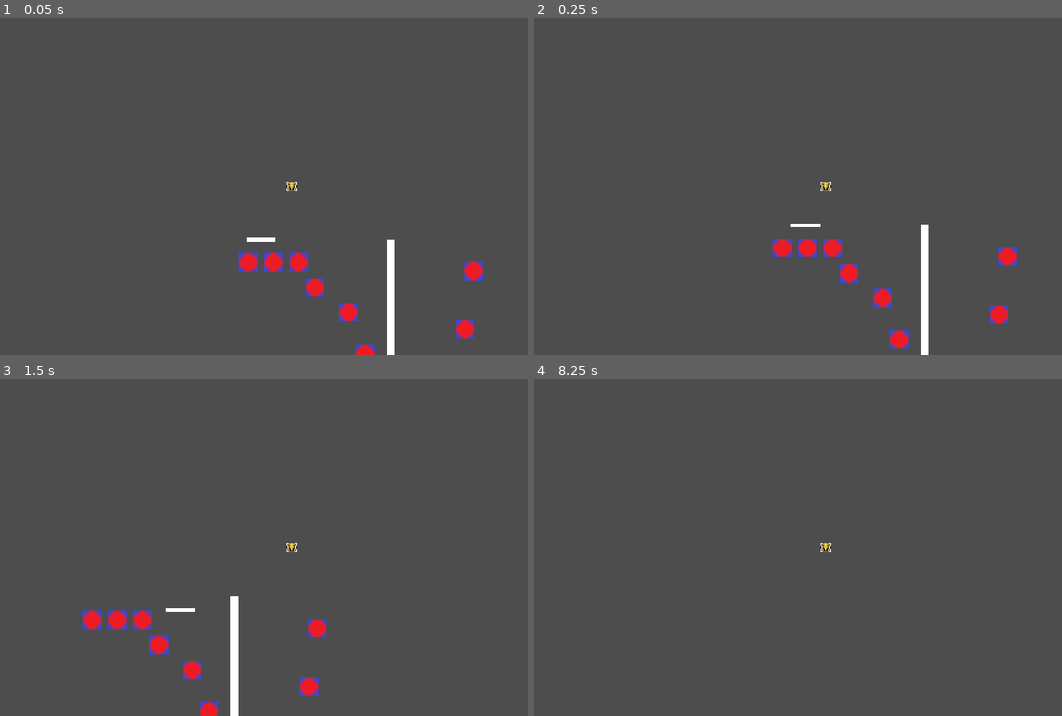
Above: before the commit, frames 1-4 (two rows, left to right).
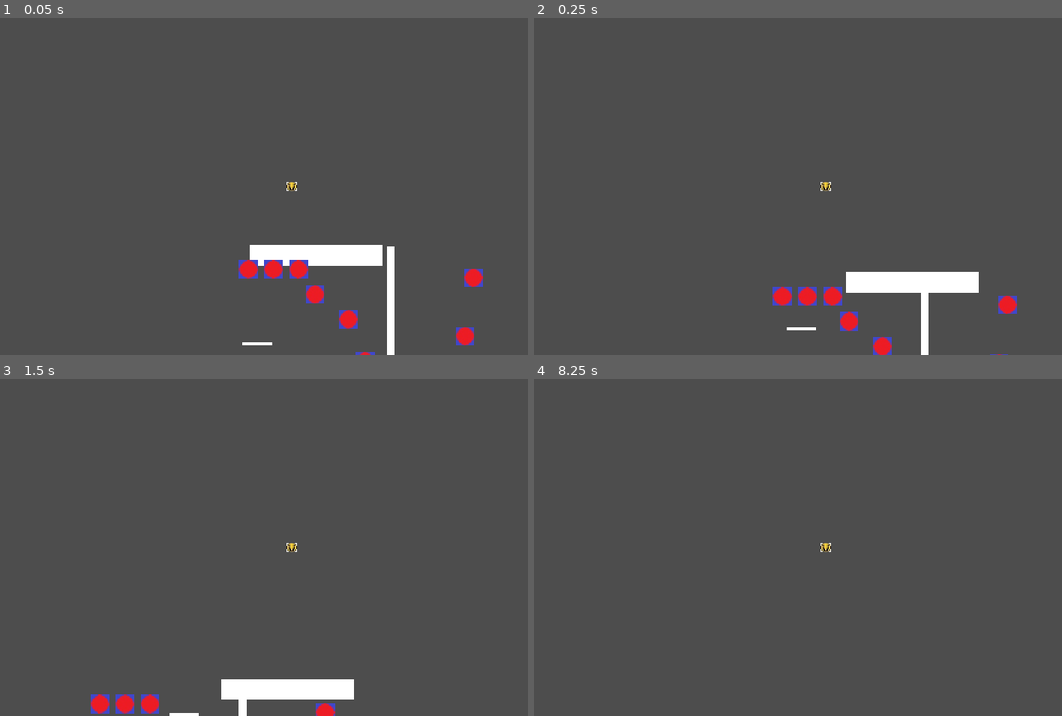
Above: after the commit, the same moments.

Repository: isobel-p/haven
Game: Godot game, scene res://game.tscn
The game is run twice, just before and just after one commit, with the same random seed, the same clock (stepped at 60 frames per second) and the same inputs.
Inputs:
- Up to frame 1 (0.05 s): no input
- Up to frame 2 (0.25 s): no input
- Up to frame 3 (1.5 s): hold Right (right) from 0.53 s (still down); tap Up (jump) at 0.6, 0.77, 1.07, 1.35 s
- Up to frame 4 (8.25 s): tap Up (jump) at 1.52, 1.82, 2.1, 2.85, 3.02, 3.32, 3.6, 3.77, 4.07, 4.35, 4.52, 4.82, 5.1, 5.85, 6.02, 6.32, 6.6, 6.77, 7.07, 7.35, 7.52, 7.82, 8.1 s; release Right (right) at 2.03 s; hold Left (left) 2.03-2.78 s; hold Right (right) 2.78-4.28 s; tap Enter at 3.5, 5, 6.5 s; tap Space at 4.25, 5.75, 7.25 s; hold Left (left) 4.28-5.03 s; hold Right (right) 5.03-5.78 s; hold Left (left) 5.78-7.28 s; hold Right (right) from 7.28 s (still down)

The runs differ from the first frame. In frame 1, 3.0% of the frame differs, in the area x 45-92%, y 65-100%; in frame 2, 4.3%, in the area x 45-92%, y 61-100%; in frame 3, 4.2%; in frame 4, less than 0.1%.

Commit message:
Fix double jumping, fix paddle

Diff:
--- a/character_body_2d.gd
+++ b/character_body_2d.gd
@@ -13,6 +13,8 @@
 	# Add the gravity.
 	if not is_on_floor():
 		velocity += get_gravity() * delta
+	else:
+		jumps = 2
 
 	# Handle jump.
 	if Input.is_action_just_pressed("jump") and jumps > 0:
@@ -32,3 +34,11 @@
 
 func on_powerup():
 	print("powerup")
+
+
+func _on_area_2d_body_entered(body: Node2D) -> void:
+	if body is CharacterBody2D:
+		var y_delta = position.y - body.position.y
+		var x_delta = body.position.x - position.x
+		if y_delta > 130:
+			body.jump()
--- a/game.tscn
+++ b/game.tscn
@@ -2,6 +2,7 @@
 
 [ext_resource type="Script" uid="uid://cdkivmcm0qs" path="res://character_body_2d.gd" id="2_fc0e3"]
 [ext_resource type="Texture2D" uid="uid://bwaedd2nk32yo" path="res://assets/Player.jpg" id="2_feb5d"]
+[ext_resource type="PackedScene" uid="uid://bqgao1x5k045b" path="res://paddle2.tscn" id="2_ryrav"]
 [ext_resource type="PackedScene" uid="uid://8k12gaxmjrak" path="res://paddle.tscn" id="4_fc0e3"]
 [ext_resource type="Texture2D" uid="uid://iwn83jsfmhal" path="res://Raquet1.jpg" id="4_ryrav"]
 [ext_resource type="Texture2D" uid="uid://crrs8you66x3a" path="res://assets/Line.jpg" id="5_ryrav"]
@@ -33,6 +34,8 @@
 
 [node name="Paddle" parent="." unique_id=1594035442 instance=ExtResource("4_fc0e3")]
 
+[node name="Paddle2" parent="." unique_id=812565973 instance=ExtResource("2_ryrav")]
+
 [node name="CharacterBody2D" type="CharacterBody2D" parent="." unique_id=186802152]
 script = ExtResource("2_fc0e3")
 
@@ -44,6 +47,11 @@
 texture = ExtResource("2_feb5d")
 
 [node name="Camera2D" type="Camera2D" parent="CharacterBody2D" unique_id=1671795167]
+
+[node name="Area2D" type="Area2D" parent="CharacterBody2D" unique_id=958200858]
+
+[node name="CollisionShape2D2" type="CollisionShape2D" parent="CharacterBody2D/Area2D" unique_id=849772115]
+shape = SubResource("CircleShape2D_yt5sy")
 
 [node name="TileMap" type="TileMap" parent="." unique_id=1354107092]
 position = Vector2(1, -1)
@@ -63,3 +71,5 @@
 position = Vector2(290, 163.25)
 scale = Vector2(1, 21.433332)
 texture = ExtResource("5_ryrav")
+
+[connection signal="body_entered" from="CharacterBody2D/Area2D" to="CharacterBody2D" method="_on_area_2d_body_entered"]
--- a/paddle.gd
+++ b/paddle.gd
@@ -7,6 +7,7 @@
 
 func _ready() -> void:
 	velocity.x = 100
+	position.y = 200
 
 func _physics_process(delta: float) -> void:
 	# if global_position.x
@@ -17,3 +18,7 @@
 	elif position.x<0:
 		velocity.x=100
 	move_and_slide()
+
+
+func _on_area_2d_body_entered(body: Node2D) -> void:
+	body.velocity.y = -200
--- /dev/null
+++ b/paddle2.gd
@@ -0,0 +1,27 @@
+extends AnimatableBody2D
+
+var reset_x: int = 0
+var speed: int = 10
+
+# Called when the node enters the scene tree for the first time.
+func _ready() -> void:
+	pass # Replace with function body.
+
+
+# Called every frame. 'delta' is the elapsed time since the previous frame.
+func _process(delta: float) -> void:
+	pass
+
+func _physics_process(delta: float) -> void:
+	print(position.x)
+	if position.x>300:
+		speed = -10
+	elif position.x<0:
+		speed = 10
+	position.x += speed
+
+func _on_area_2d_body_entered(body: Node2D) -> void:
+	if body is CharacterBody2D:
+		var y_delta = position.y - body.position.y
+		var x_delta = body.position.x - position.x
+		body.velocity.y = -400
--- /dev/null
+++ b/paddle2.tscn
@@ -0,0 +1,27 @@
+[gd_scene format=3 uid="uid://bqgao1x5k045b"]
+
+[ext_resource type="Script" uid="uid://b7vuf23ogna00" path="res://paddle2.gd" id="1_bm8fl"]
+
+[sub_resource type="RectangleShape2D" id="RectangleShape2D_i7i1h"]
+size = Vector2(254, 40)
+
+[node name="Paddle2" type="Node2D" unique_id=812565973]
+
+[node name="AnimatableBody2D" type="AnimatableBody2D" parent="." unique_id=813244951]
+script = ExtResource("1_bm8fl")
+
+[node name="ColorRect" type="ColorRect" parent="AnimatableBody2D" unique_id=1547809541]
+offset_right = 255.0
+offset_bottom = 40.0
+
+[node name="CollisionShape2D" type="CollisionShape2D" parent="AnimatableBody2D" unique_id=1677371640]
+position = Vector2(127, 20)
+shape = SubResource("RectangleShape2D_i7i1h")
+
+[node name="Area2D" type="Area2D" parent="AnimatableBody2D" unique_id=1283164990]
+
+[node name="CollisionShape2D2" type="CollisionShape2D" parent="AnimatableBody2D/Area2D" unique_id=1354610395]
+position = Vector2(127, 20)
+shape = SubResource("RectangleShape2D_i7i1h")
+
+[connection signal="body_entered" from="AnimatableBody2D/Area2D" to="AnimatableBody2D" method="_on_area_2d_body_entered"]
Not shown, added: paddle2.gd.uid
